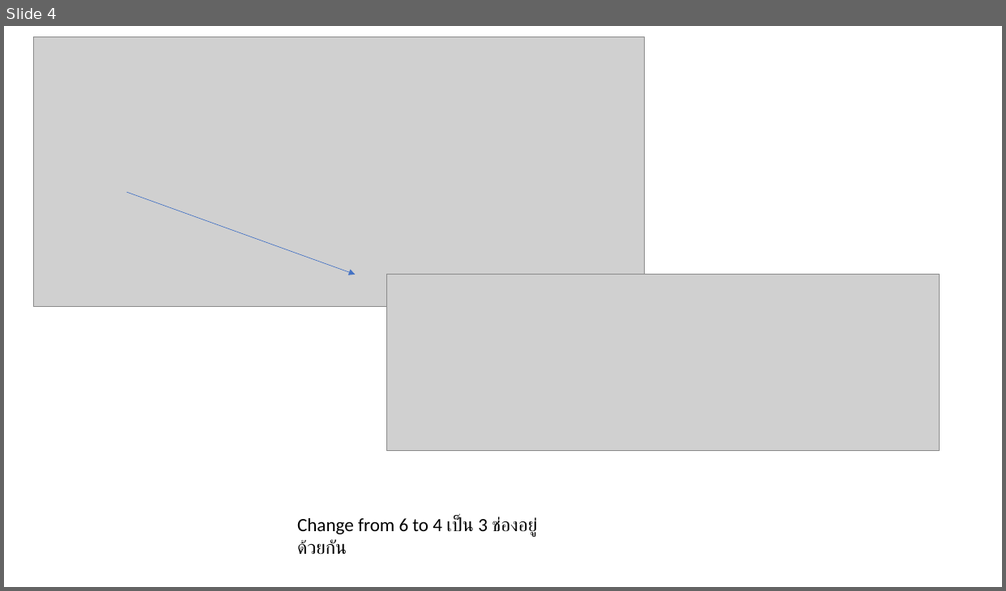
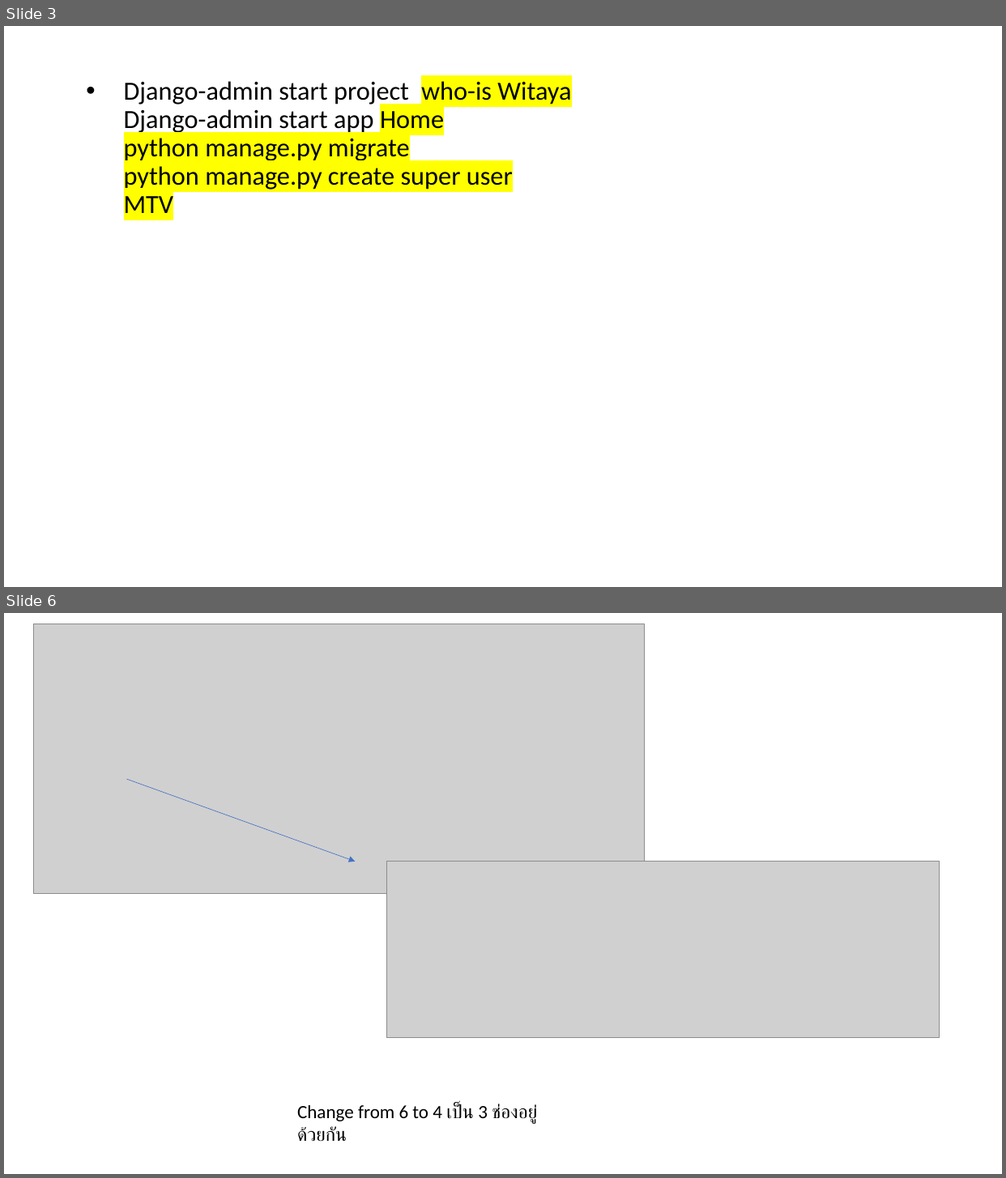
Before and after one commit to Witaya252525/Django_Who-is-Witaya, a slide deck: MEMO.pptx. Shown one above the other, each under a label of ours: slide 4 before the commit, slides 3 and 6 after it; the slides between them are not shown. The pictures are 1006x591 and 1006x1178 pixels, drawn with LibreOffice and Linux fonts; fonts in the diff are those of the drawing; grey boxes stand for pictures. Boxes give left, top, right and bottom in pixels: in the first picture for what was removed or moved away, otherwise in the second. Text is boxed around its words. In the diff, an @@ line names an element or a change of style, - is before the commit and + after.

Commit message:
witaya

```diff
--- a/MEMO.pptx
+++ b/MEMO.pptx
@@ slide 3 added at (x1=4, y1=26, x2=1002, y2=587), background #FFFFFF @@
@@ title added at (x1=124, y1=81, x2=571, y2=219), 25.2 pt, text #000000 @@
+• Django-admin start project who-is Witaya
+  Django-admin start app Home
+  python manage.py migrate
+  python manage.py create super user
+  MTV
@@ what was slide 4 is now slide 6 @@
```
Also in this commit, not shown: 3 slides changed, 5 other slides added.
